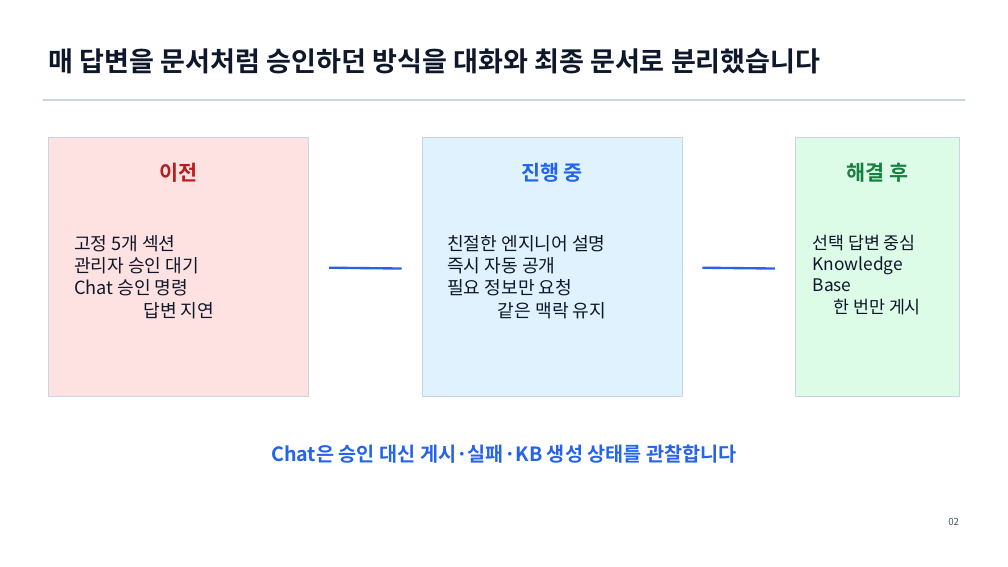
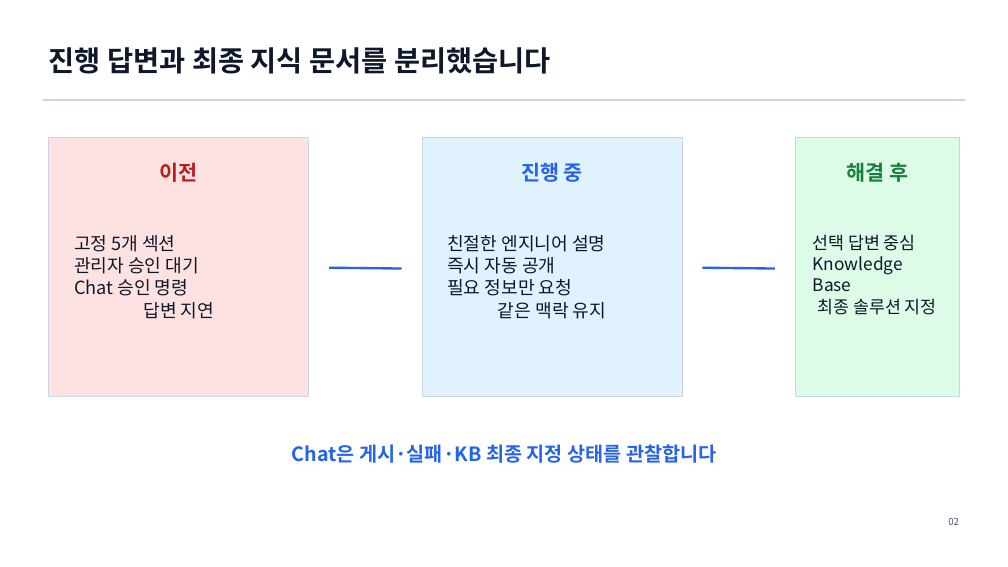
Before and after one commit to dhslove/ablestack-techflow, a slide deck: slide 2 of output/presentation/techflow-community-auto-publish-kb.pptx. Drawn at 1008x567 pixels with LibreOffice and Linux fonts; fonts in the diff are those of the drawing. Boxes give left, top, right and bottom in pixels: in the first picture for what was removed or moved away, otherwise in the second. Text is boxed around its words. In the diff, an @@ line names an element or a change of style, - is before the commit and + after.

Commit message:
feat: Knowledge Base를 최종 솔루션으로 지정

```diff
--- a/output/presentation/techflow-community-auto-publish-kb.pptx
+++ b/output/presentation/techflow-community-auto-publish-kb.pptx
@@ text at box(49, 47, 551, 74): text changed; size 25.8 to 27 pt @@
-매 답변을 문서처럼 승인하던 방식을 대화와 최종 문서로 분리했습니다
+진행 답변과 최종 지식 문서를 분리했습니다
@@ text at box(813, 234, 937, 315): text changed @@
-선택 답변 중심
-Knowledge Base
-한 번만 게시
+선택 답변 중심
+Knowledge Base
+최종 솔루션 지정
@@ text at box(292, 444, 716, 463): text changed @@
-Chat은 승인 대신 게시·실패·KB 생성 상태를 관찰합니다
+Chat은 게시·실패·KB 최종 지정 상태를 관찰합니다
```
Also in this commit, not shown: 4 other slides changed, 29 other files.
